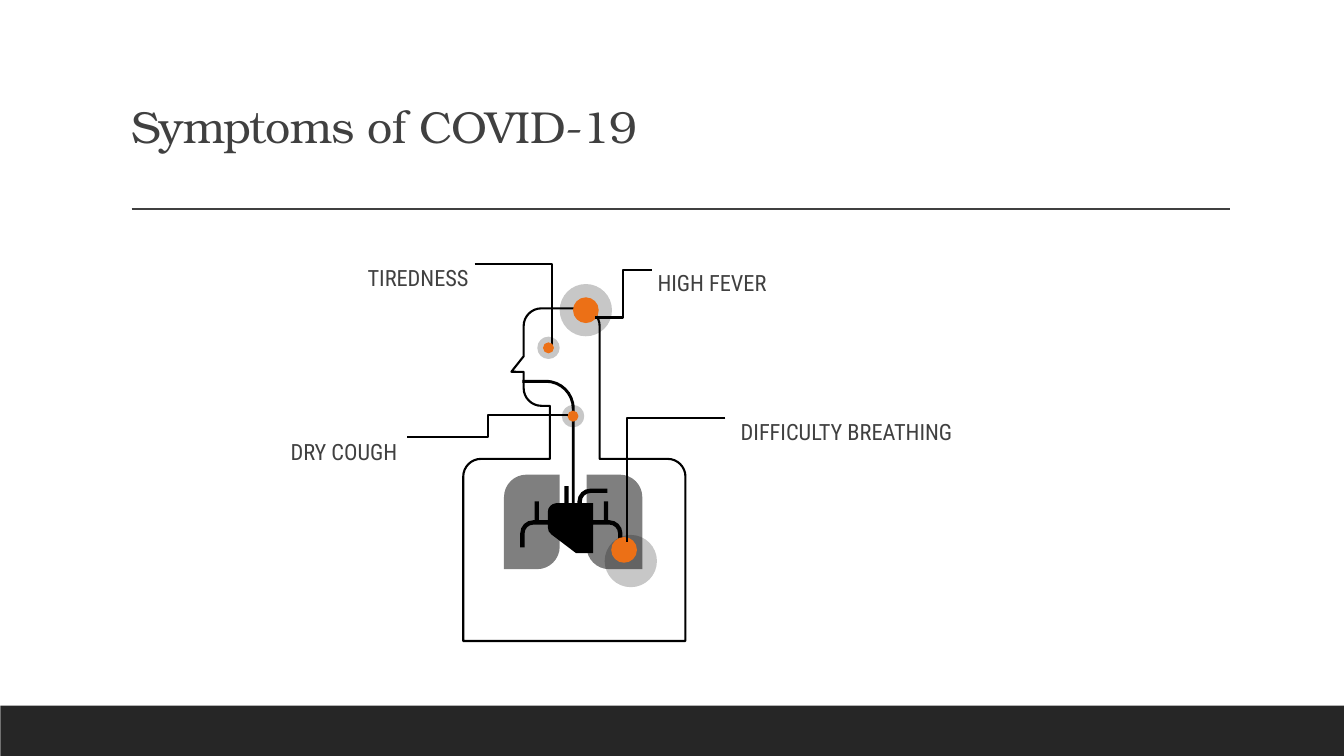
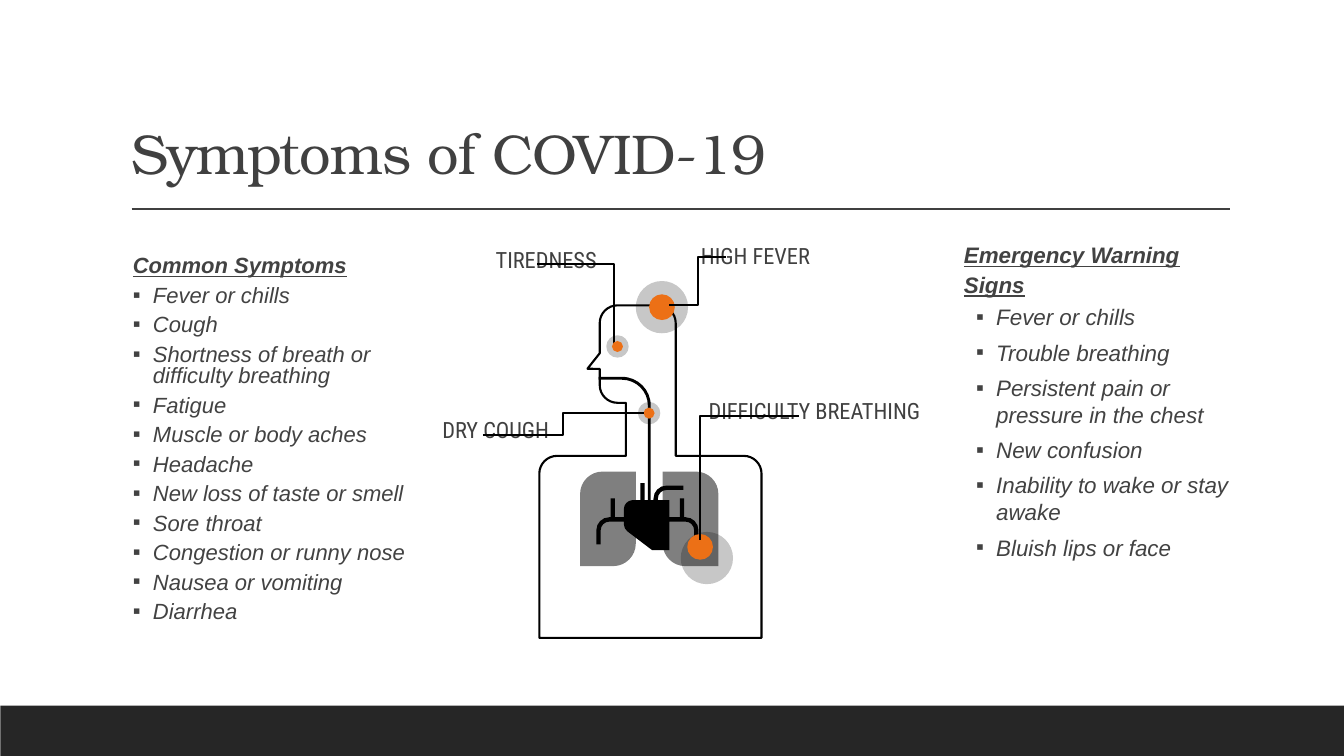
Before and after one commit to mgmboyd/DataAnalytics-Project3, a slide deck: slide 6 of Data Analytics- Project3 Team7 Final Draft.pptx. Drawn at 1344x756 pixels with LibreOffice and Linux fonts; fonts in the diff are those of the drawing. Boxes give left, top, right and bottom in pixels: in the first picture for what was removed or moved away, otherwise in the second. Text is boxed around its words. In the diff, an @@ line names an element or a change of style, - is before the commit and + after.

```diff
--- a/Data Analytics- Project3 Team7 Final Draft.pptx
+++ b/Data Analytics- Project3 Team7 Final Draft.pptx
@@ title "Symptoms of COVID-19" at box(131, 133, 766, 187): size 32 to 40 pt @@
@@ text "TIREDNESS": place and size @@
-text "TIREDNESS" at box(368, 270, 469, 286)
+text "TIREDNESS" at box(496, 252, 597, 268)
@@ text "HIGH FEVER": place and size @@
-text "HIGH FEVER" at box(658, 275, 766, 291)
+text "HIGH FEVER" at box(701, 248, 810, 264)
@@ text added at box(133, 257, 405, 619), 15.7 pt, text #424242, italic @@
+  Common Symptoms
+  ▪ Fever or chills
+  ▪ Cough
+  ▪ Shortness of breath or difficulty breathing
+  ▪ Fatigue
+  ▪ Muscle or body aches
+  ▪ Headache
+  ▪ New loss of taste or smell
+  ▪ Sore throat
+  ▪ Congestion or runny nose
+  ▪ Nausea or vomiting
+  ▪ Diarrhea
@@ elbow line moved from (475, 264) - (553, 347) to (537, 264) - (614, 347) @@
@@ elbow line moved from (651, 270) - (596, 318) to (726, 257) - (669, 304) @@
@@ text added at box(964, 246, 1228, 561), 16 pt, text #424242, italic @@
+  Emergency Warning Signs
+  ▪ Fever or chills
+  ▪ Trouble breathing
+  ▪ Persistent pain or pressure in the chest
+  ▪ New confusion
+  ▪ Inability to wake or stay awake
+  ▪ Bluish lips or face
@@ freeform shape: place and size @@
-freeform shape at box(537, 337, 560, 359)
+freeform shape at box(607, 336, 629, 358)
@@ freeform shape: place and size @@
-freeform shape at box(543, 343, 555, 354)
+freeform shape at box(612, 341, 623, 352)
@@ text "DIFFICULTY BREATHING": place and size @@
-text "DIFFICULTY BREATHING" at box(741, 424, 952, 440)
+text "DIFFICULTY BREATHING" at box(709, 403, 920, 419)
@@ text "DRY COUGH": place and size @@
-text "DRY COUGH" at box(291, 444, 397, 460)
+text "DRY COUGH" at box(442, 422, 549, 438)
@@ elbow line moved from (407, 438) - (569, 414) to (483, 435) - (643, 412) @@
@@ elbow line moved from (726, 418) - (627, 542) to (799, 416) - (701, 540) @@
@@ 11 freeform shapes: place and size @@
-11 freeform shapes at box(464, 284, 686, 641)
+11 freeform shapes at box(539, 281, 761, 638)
```
Also in this commit, not shown: 14 other slides changed, 2 slides added, 1 slide removed.
